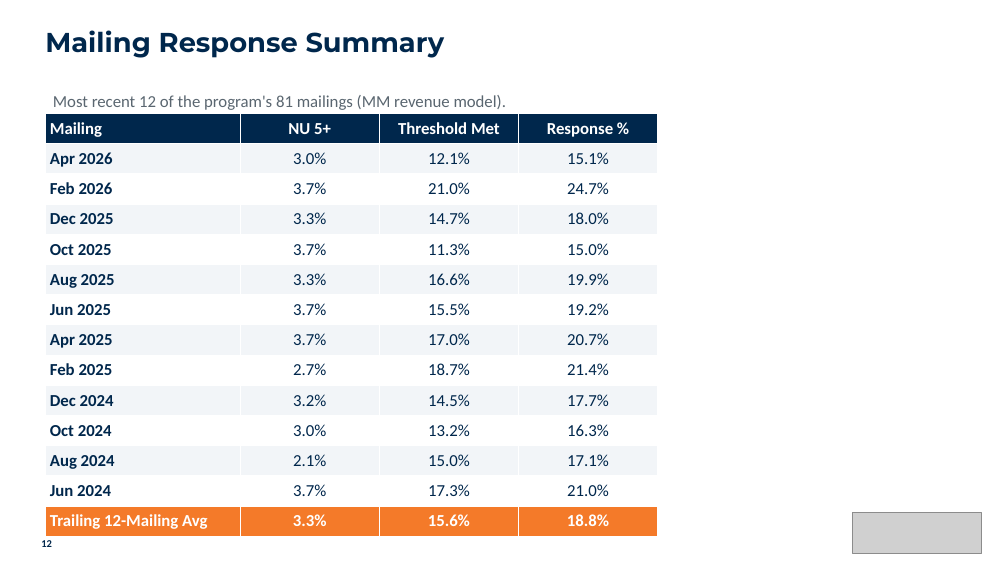
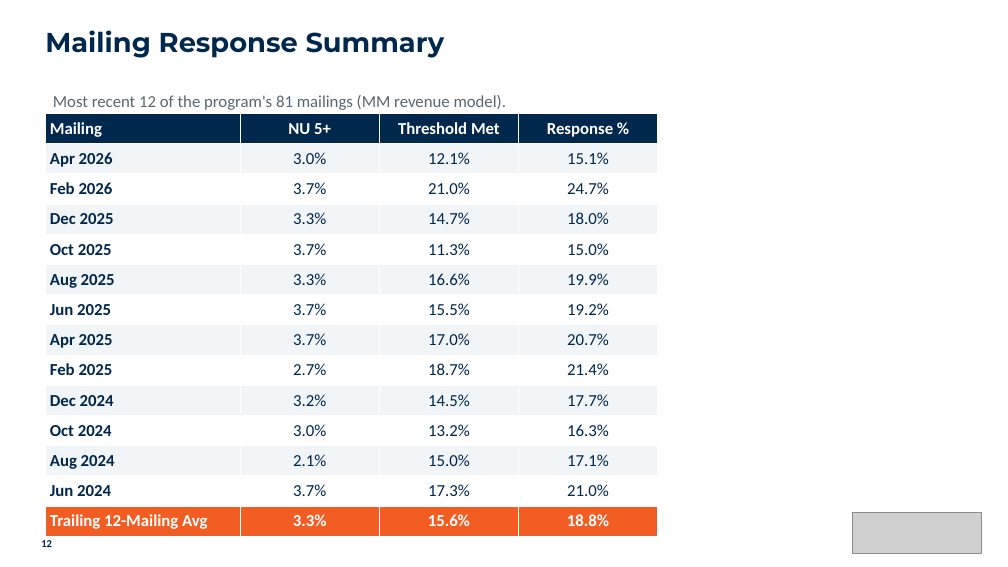
Before and after one commit to aburgard-csi/Velocity_Reporting, a slide deck: slide 12 of templates/multi-product_reference_deck.pptx. Drawn at 1008x567 pixels with LibreOffice and Linux fonts; fonts in the diff are those of the drawing; grey boxes stand for pictures. Boxes give left, top, right and bottom in pixels: in the first picture for what was removed or moved away, otherwise in the second. Text is boxed around its words. In the diff, an @@ line names an element or a change of style, - is before the commit and + after.

```diff
--- a/templates/multi-product_reference_deck.pptx
+++ b/templates/multi-product_reference_deck.pptx
@@ table at bbox=[45, 113, 658, 533] @@
@@ fill #F47A29 to #F15D22 in row 14 @@
```
Also in this commit, not shown: 50 other slides changed, 12 other files.
